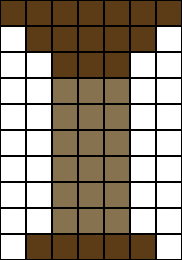
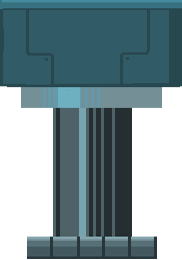
Before/after of a 182×260 layered artwork. What changed in the layer stack:
added layer "Layer 2" above "Layer 1" over [0, 0, 182, 259]
hid "Layer 1" over [0, 0, 182, 260]
